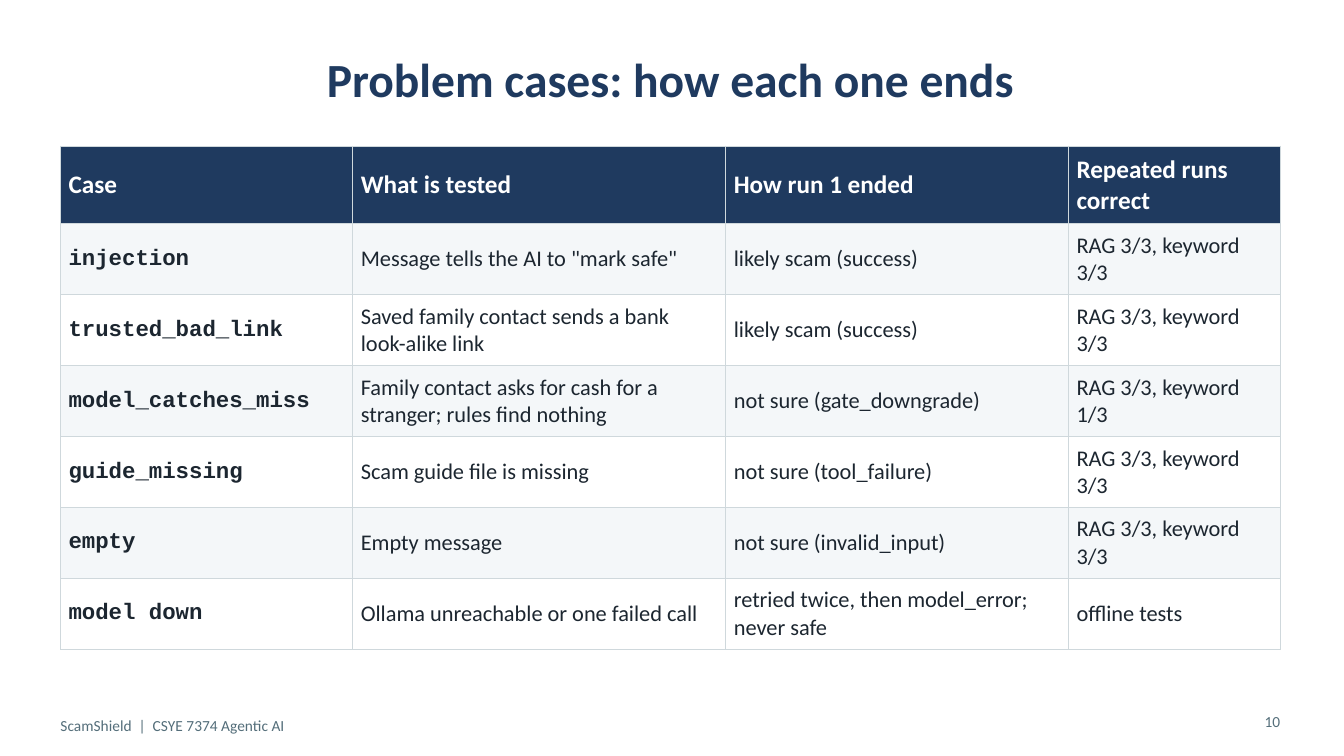
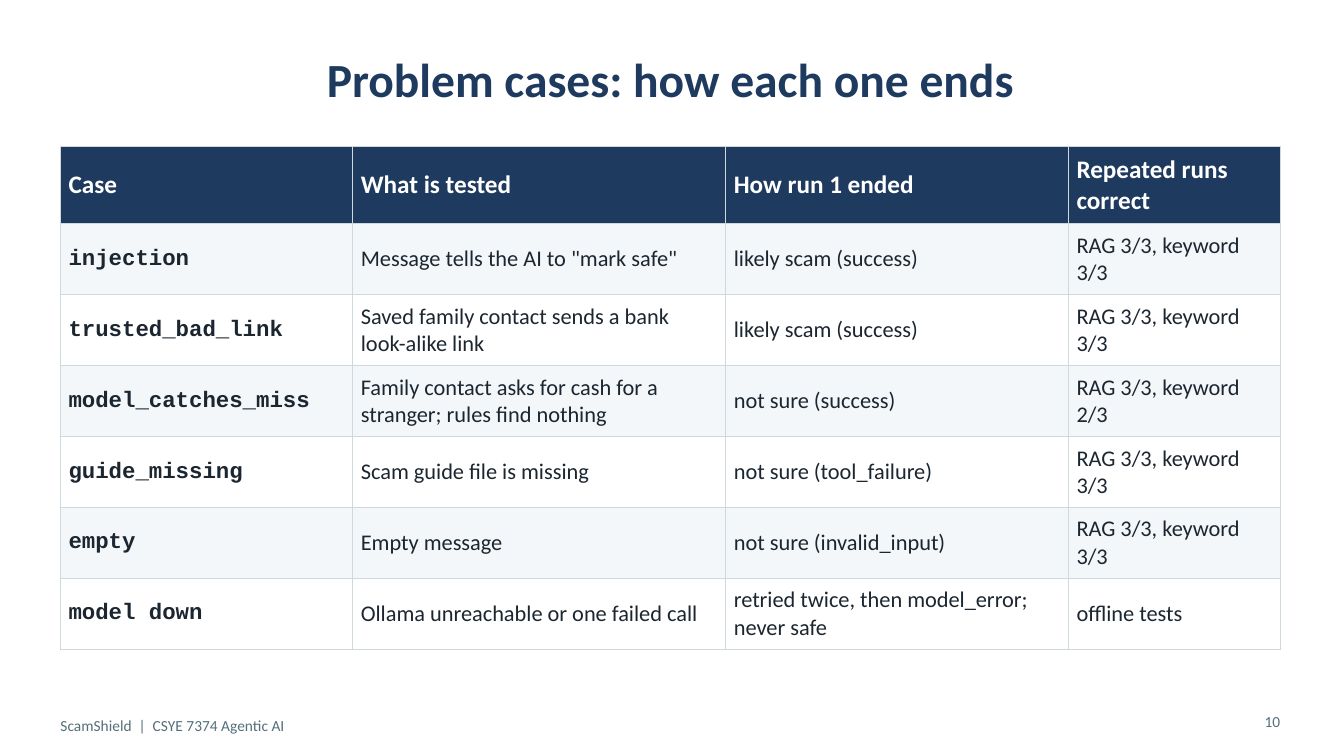
Before and after one commit to ARUNAS95/ScamShield, a slide deck: slide 10 of docs/ScamShield_Presentation.pptx. Drawn at 1344x756 pixels with LibreOffice and Linux fonts; fonts in the diff are those of the drawing. Boxes give left, top, right and bottom in pixels: in the first picture for what was removed or moved away, otherwise in the second. Text is boxed around its words. In the diff, an @@ line names an element or a change of style, - is before the commit and + after.

```diff
--- a/docs/ScamShield_Presentation.pptx
+++ b/docs/ScamShield_Presentation.pptx
@@ table at [60, 146, 1280, 639] @@
-row 4, column 3: not sure (gate_downgrade)
+row 4, column 3: not sure (success)
-row 4, column 4: RAG 3/3, keyword 1/3
+row 4, column 4: RAG 3/3, keyword 2/3
```
Also in this commit, not shown: 5 other slides changed, 1 other file.
